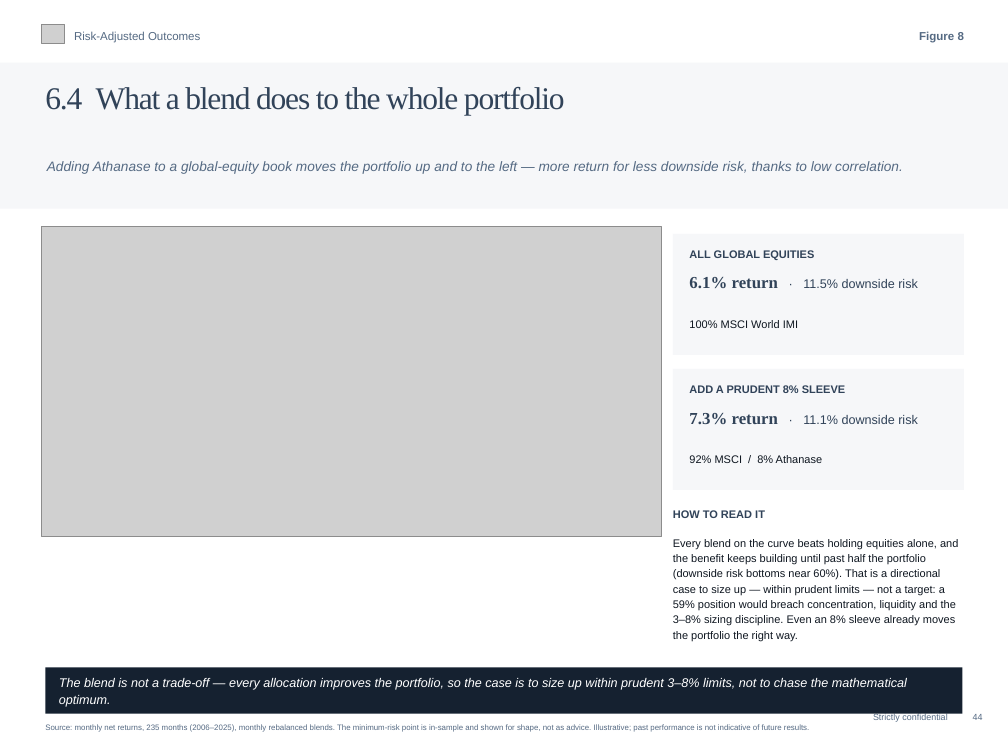
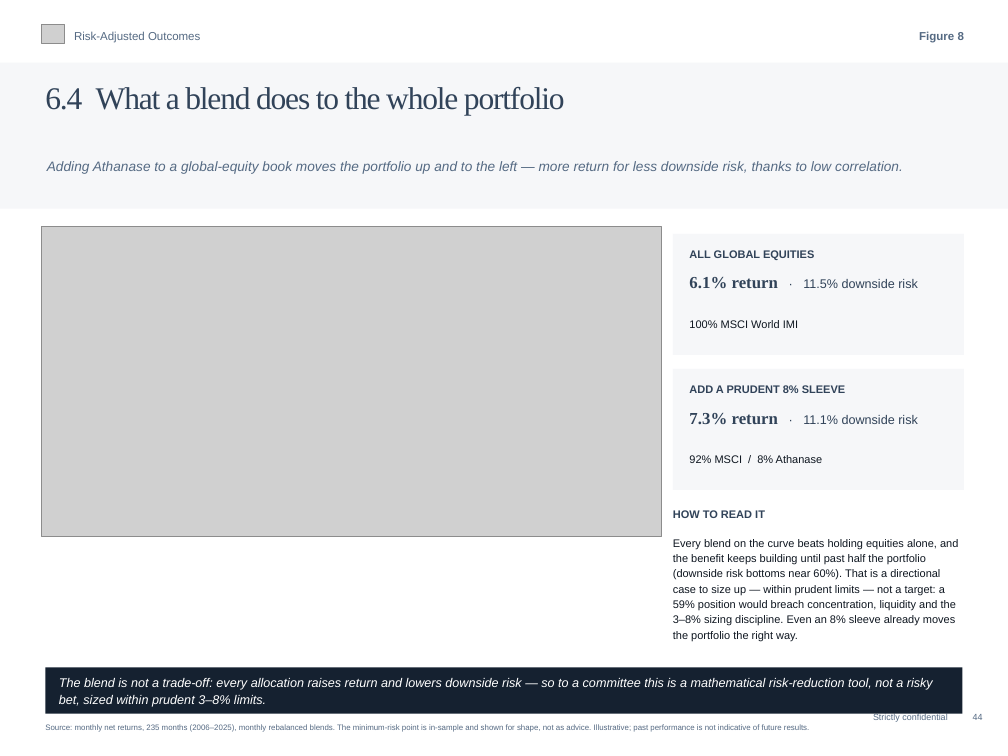
Before and after one commit to charette-lab/Claude, a slide deck: slide 47 of Athanase_Engaged_Ownership_Allocator_Deck.pptx. Drawn at 1008x756 pixels with LibreOffice and Linux fonts; fonts in the diff are those of the drawing; grey boxes stand for pictures. Boxes give left, top, right and bottom in pixels: in the first picture for what was removed or moved away, otherwise in the second. Text is boxed around its words. In the diff, an @@ line names an element or a change of style, - is before the commit and + after.

```diff
--- a/Athanase_Engaged_Ownership_Allocator_Deck.pptx
+++ b/Athanase_Engaged_Ownership_Allocator_Deck.pptx
@@ text at box(59, 678, 933, 707): text changed @@
-The blend is not a trade-off — every allocation improves the portfolio, so the case is to size up within prudent 3–8% limits, not to chase the mathematical optimum.
+The blend is not a trade-off: every allocation raises return and lowers downside risk — so to a committee this is a mathematical risk-reduction tool, not a risky bet, sized within prudent 3–8% limits.
```
Also in this commit, not shown: 1 other file.
